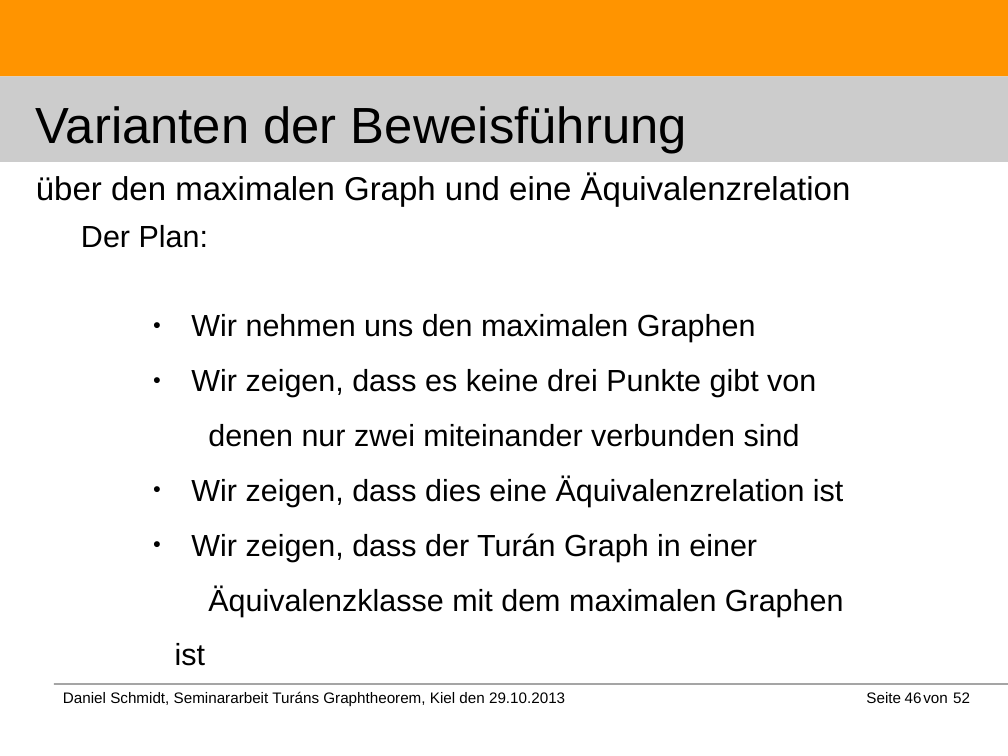
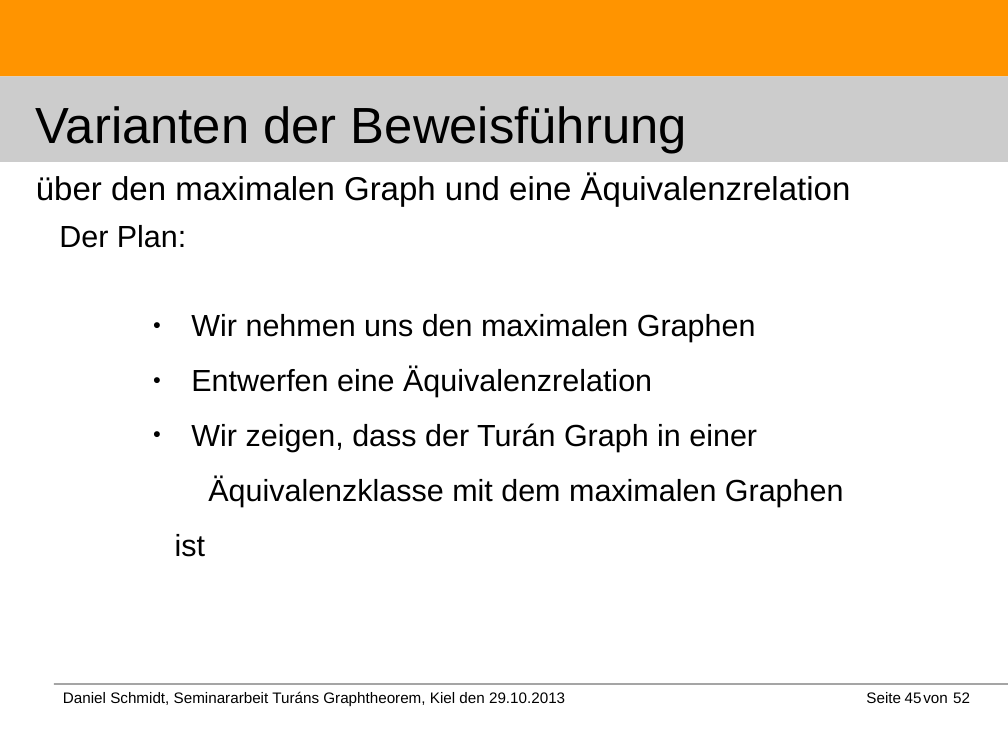
Before and after one commit to DanielMSchmidt/kombinatorik, a slide deck: slide 45 of Kombinatorik.odp (slide 46 before the commit). Drawn at 1008x756 pixels with LibreOffice and Linux fonts; fonts in the diff are those of the drawing. Boxes give left, top, right and bottom in pixels: in the first picture for what was removed or moved away, otherwise in the second. Text is boxed around its words. In the diff, an @@ line names an element or a change of style, - is before the commit and + after.

Commit message:
improved ppt

```diff
--- a/Kombinatorik.odp
+++ b/Kombinatorik.odp
@@ text "Der Plan:": place and size @@
-text "Der Plan:" at (81, 225, 208, 248)
+text "Der Plan:" at (59, 225, 186, 248)
@@ text at (191, 367, 652, 397): text changed @@
-● Wir zeigen, dass es keine drei Punkte gibt von denen nur zwei miteinander verbunden sind
-● Wir zeigen, dass dies eine Äquivalenzrelation ist
+● Entwerfen eine Äquivalenzrelation
```
Also in this commit, not shown: 6 other slides changed, 1 slide added, 1 slide removed, 2 other files.
